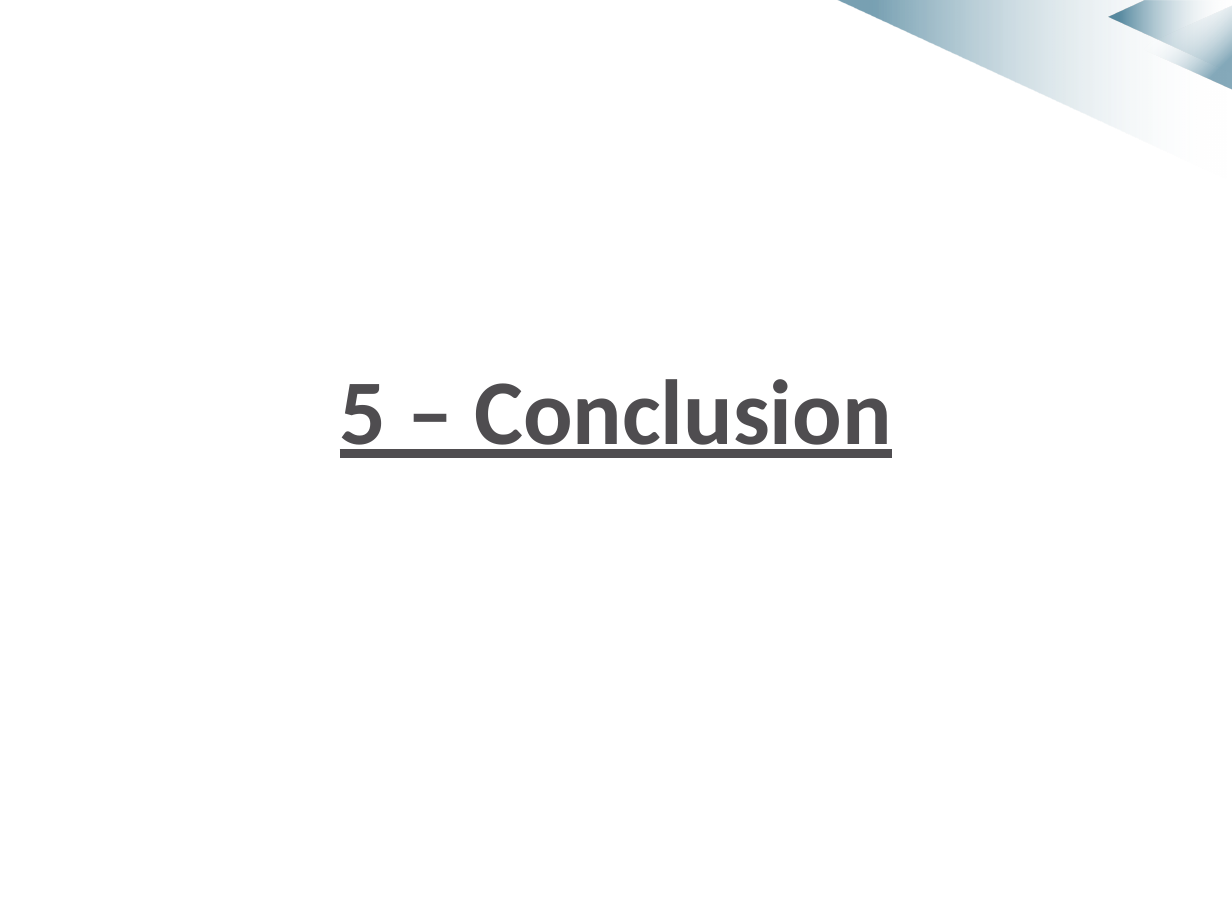
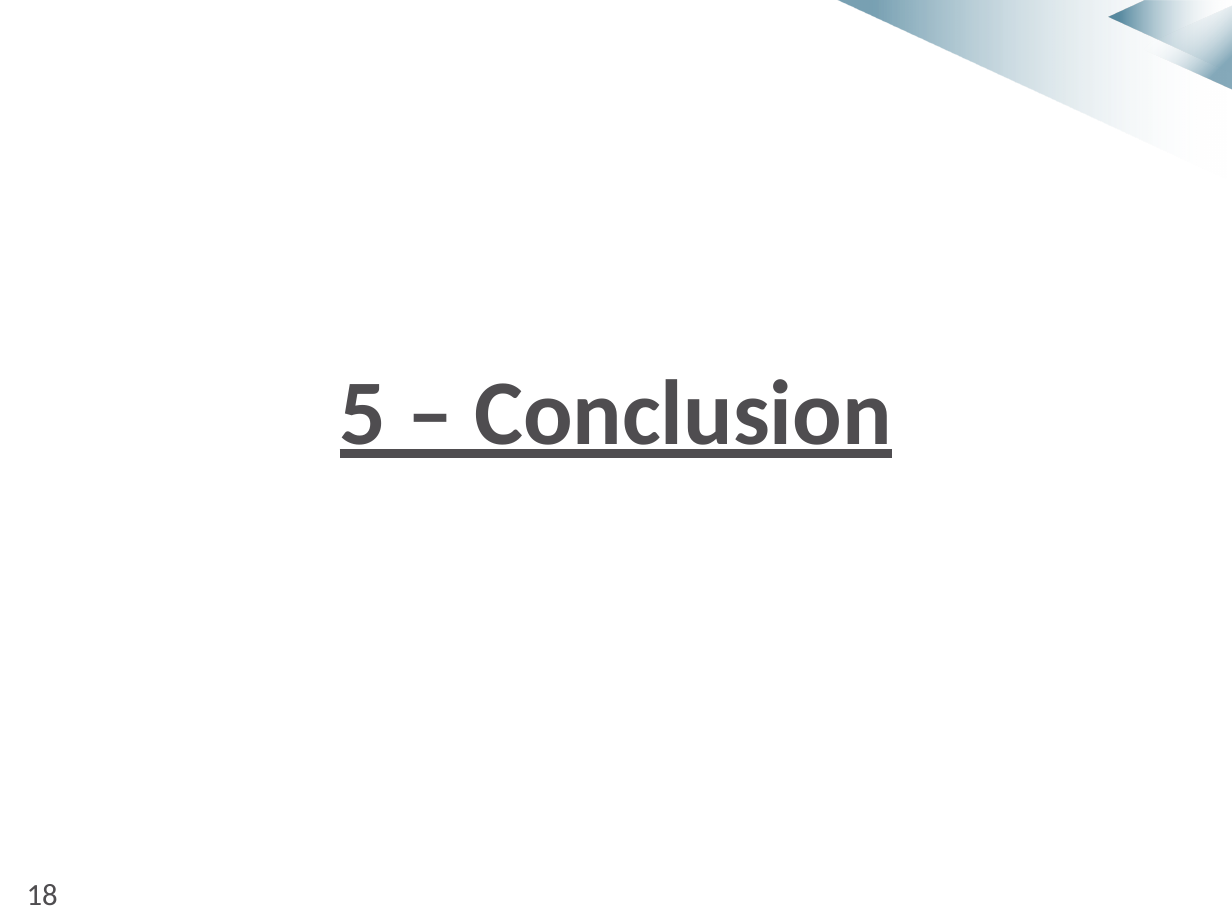
Before and after one commit to MarvynPannetier/ACSinternship, a slide deck: slide 19 of Diapo_soutenance_anim.pptx. Drawn at 1232x924 pixels with LibreOffice and Linux fonts; fonts in the diff are those of the drawing; background and template pictures are left out. Boxes give left, top, right and bottom in pixels: in the first picture for what was removed or moved away, otherwise in the second. Text is boxed around its words. In the diff, an @@ line names an element or a change of style, - is before the commit and + after.

```diff
--- a/Diapo_soutenance_anim.pptx
+++ b/Diapo_soutenance_anim.pptx
@@ text added at box(27, 884, 58, 905), 18 pt, text #4F4D50 @@
+18
```
Also in this commit, not shown: 18 other slides changed, 1 other file.
